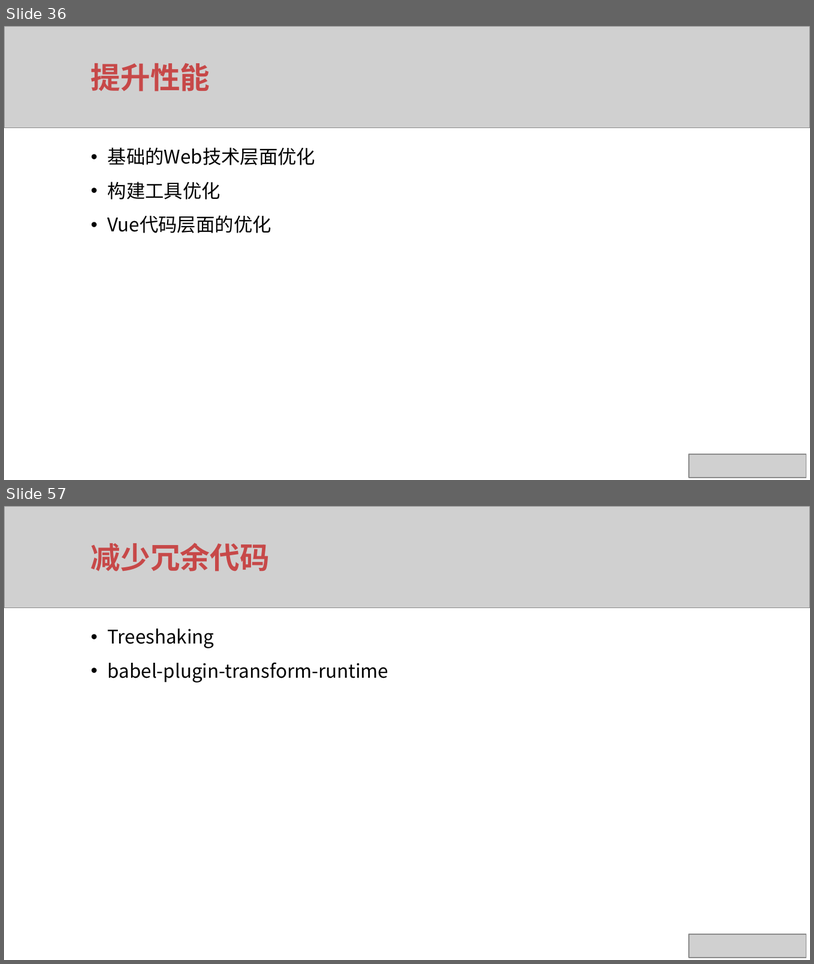
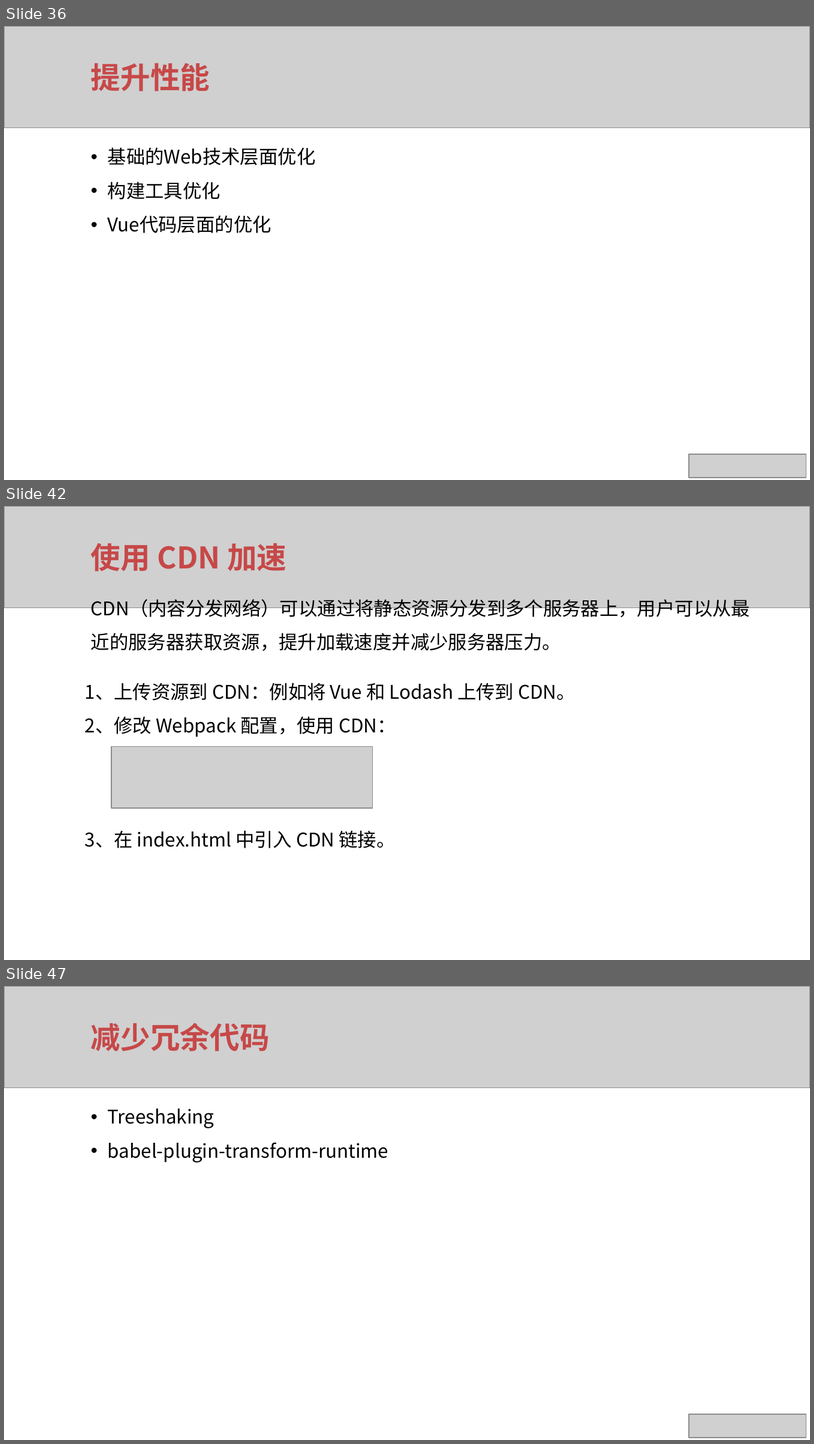
Before and after one commit to xuqunhai/python, a slide deck: 创课/ppt/ppt/Vue项目最佳实践.pptx. Shown one above the other, each under a label of ours: slides 36 and 57 before the commit, slides 36, 42 and 47 after it; the slides between them are not shown. The pictures are 814x964 and 814x1444 pixels, drawn with LibreOffice and Linux fonts; fonts in the diff are those of the drawing; grey boxes stand for pictures. Boxes give left, top, right and bottom in pixels: in the first picture for what was removed or moved away, otherwise in the second. Text is boxed around its words. In the diff, an @@ line names an element or a change of style, - is before the commit and + after.

```diff
--- a/创课/ppt/ppt/Vue项目最佳实践.pptx
+++ b/创课/ppt/ppt/Vue项目最佳实践.pptx
@@ slide 42 added at (4,506,810,960), background #FFFFFF @@
@@ picture added at (4,506,810,607) @@
@@ text added at (91,543,287,571), 26.6 pt, text #C74848, bold @@
+使用 CDN 加速
@@ text added at (91,599,750,651), 16.8 pt, text #000000 @@
+CDN（内容分发网络）可以通过将静态资源分发到多个服务器上，用户可以从最近的服务器获取资源，提升加载速度并减少服务器压力。
@@ text added at (85,682,576,737), 16.8 pt, text #000000 @@
+1、上传资源到 CDN：例如将 Vue 和 Lodash 上传到 CDN。
+2、修改 Webpack 配置，使用 CDN：
@@ picture added at (111,747,372,808) @@
@@ text added at (85,830,395,848), 16.8 pt, text #000000 @@
+3、在 index.html 中引入 CDN 链接。
@@ what was slide 57 is now slide 47 @@
```
Also in this commit, not shown: 8 slides changed, 3 other slides added, 15 slides removed, 9 other files.
